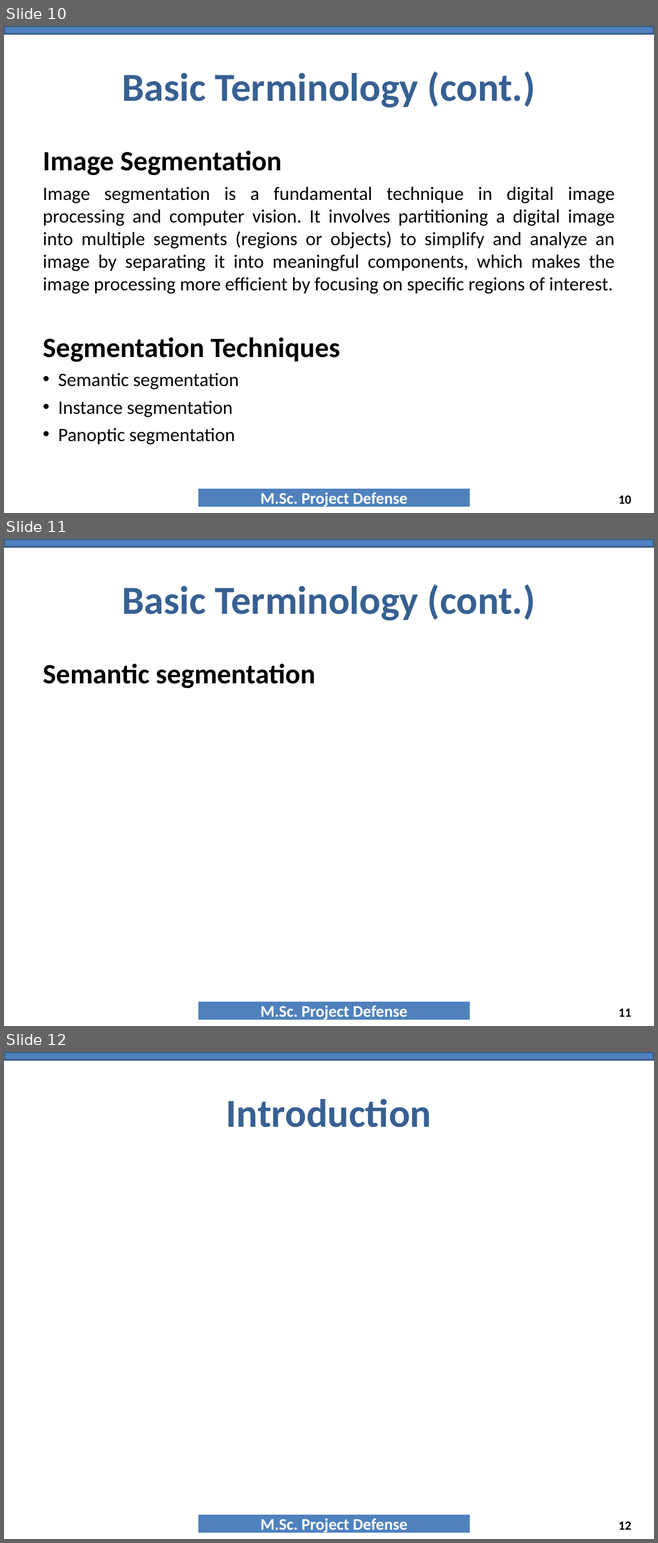
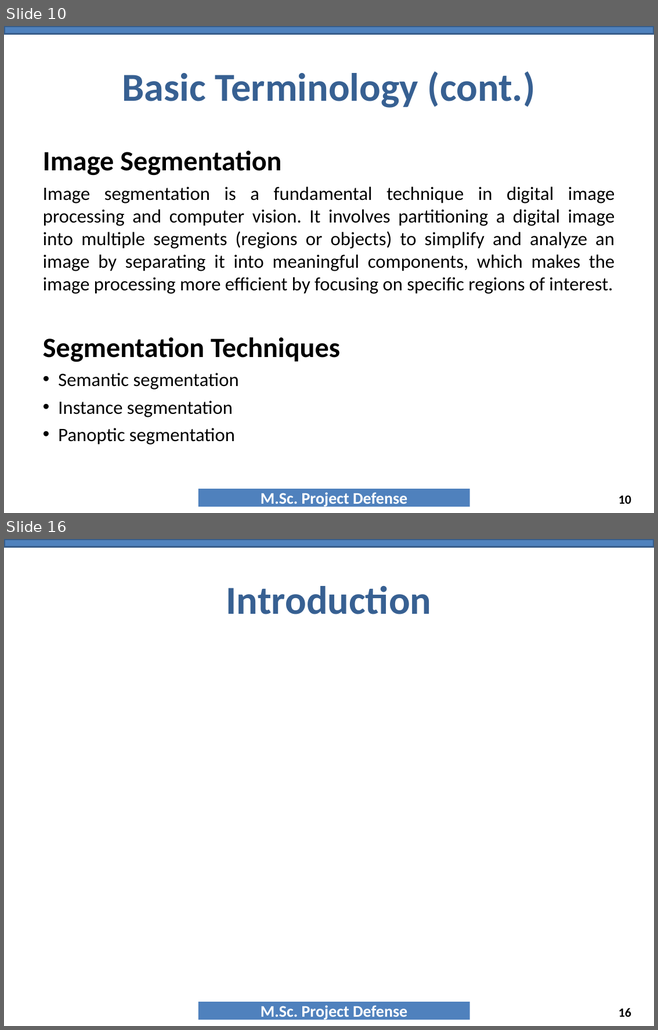
Before and after one commit to NAYANCSE27/msc-project, a slide deck: 9_PresentationTemplate_MscProject_CSE-057443.ppt. Shown one above the other, each under a label of ours: slides 10, 11 and 12 before the commit, slides 10 and 16 after it; the slides between them are not shown. The pictures are 658x1543 and 658x1030 pixels, drawn with LibreOffice and Linux fonts; fonts in the diff are those of the drawing; background and template pictures are left out. Boxes give left, top, right and bottom in pixels: in the first picture for what was removed or moved away, otherwise in the second. Text is boxed around its words. In the diff, an @@ line names an element or a change of style, - is before the commit and + after.

```diff
--- a/9_PresentationTemplate_MscProject_CSE-057443.ppt
+++ b/9_PresentationTemplate_MscProject_CSE-057443.ppt
@@ slide 11 removed at (4, 539, 654, 1026), background #FFFFFF; not listed: 2 template elements that a slide beside it also shows @@
@@ title removed at (122, 584, 535, 621) @@
-Basic Terminology (cont.)
@@ text removed at (43, 664, 315, 688) @@
-Semantic segmentation
@@ page number removed at (618, 1009, 631, 1017) @@
-11
@@ what was slide 12 is now slide 16 @@
@@ page number at (618, 1008, 631, 1017): text changed @@
-12
+16
```
Also in this commit, not shown: 5 slides added, 1 other slide removed.
